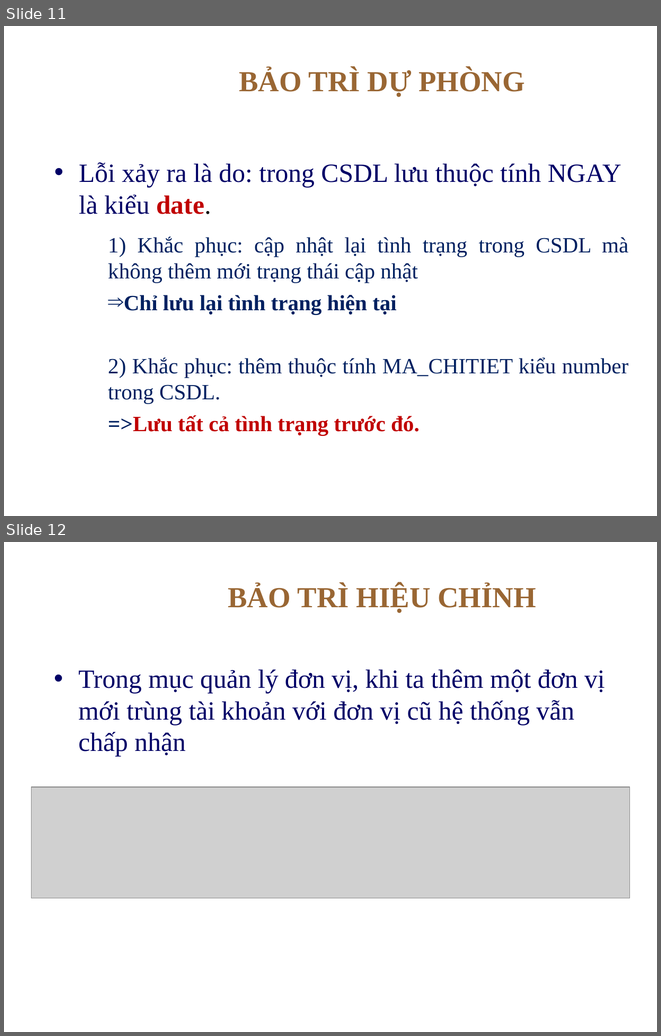
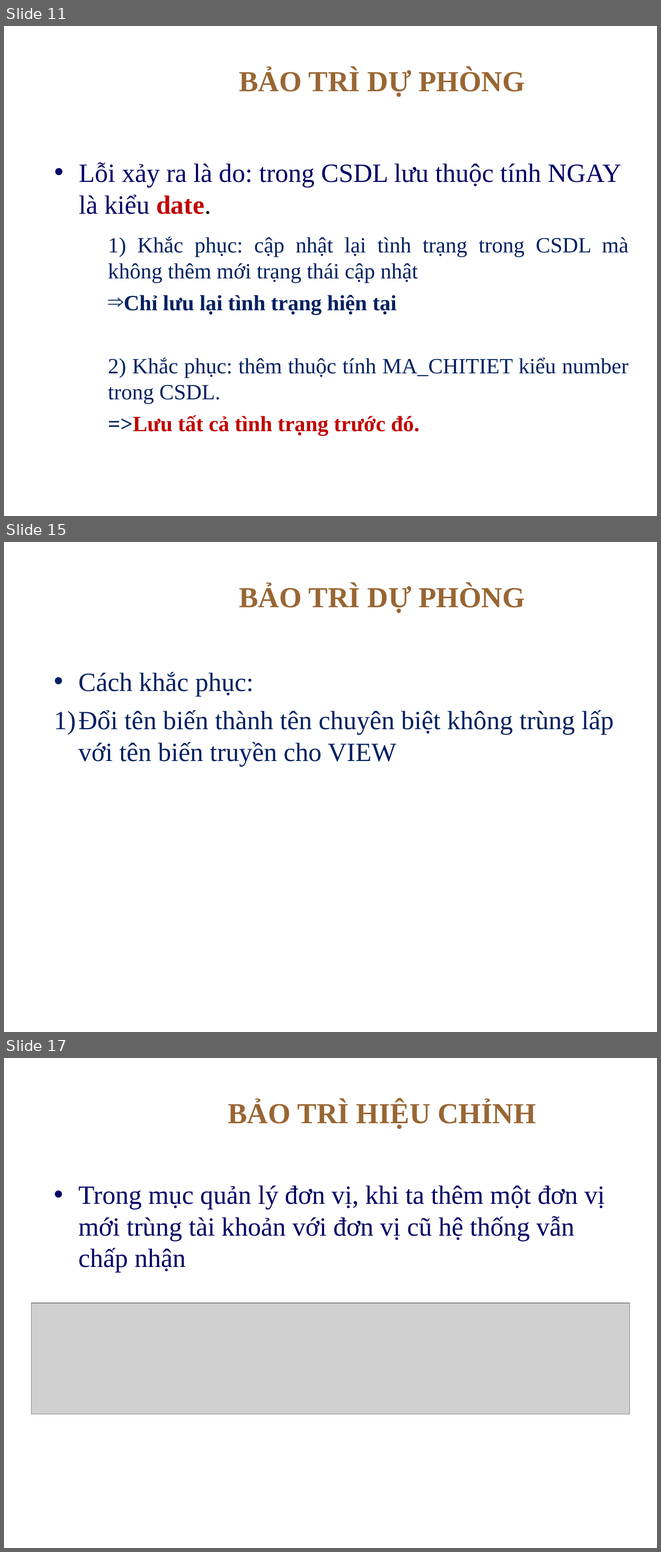
Before and after one commit to thanhphi0127/manager-configuration, a slide deck: doc/baitapso2/BAOTRI_BAITAP2__update.ppt. Shown one above the other, each under a label of ours: slides 11 and 12 before the commit, slides 11, 15 and 17 after it; the slides between them are not shown. The pictures are 661x1036 and 661x1552 pixels, drawn with LibreOffice and Linux fonts; fonts in the diff are those of the drawing; grey boxes stand for pictures; background and template pictures are left out. Boxes give left, top, right and bottom in pixels: in the first picture for what was removed or moved away, otherwise in the second. Text is boxed around its words. In the diff, an @@ line names an element or a change of style, - is before the commit and + after.

Commit message:
Thêm bảo trì dụ phòng

```diff
--- a/doc/baitapso2/BAOTRI_BAITAP2__update.ppt
+++ b/doc/baitapso2/BAOTRI_BAITAP2__update.ppt
@@ slide 15 added at (4, 542, 657, 1032), background picture (left out) @@
@@ title added at (239, 585, 525, 613), 32 pt, text #996633, bold @@
+BẢO TRÌ DỰ PHÒNG
@@ text added at (54, 672, 614, 766), 29 pt, text #002060 @@
+• Cách khắc phục:
+1) Đổi tên biến thành tên chuyên biệt không trùng lấp với tên biến truyền cho VIEW
@@ what was slide 12 is now slide 17 @@
```
Also in this commit, not shown: 3 slides changed, 5 other slides added.
